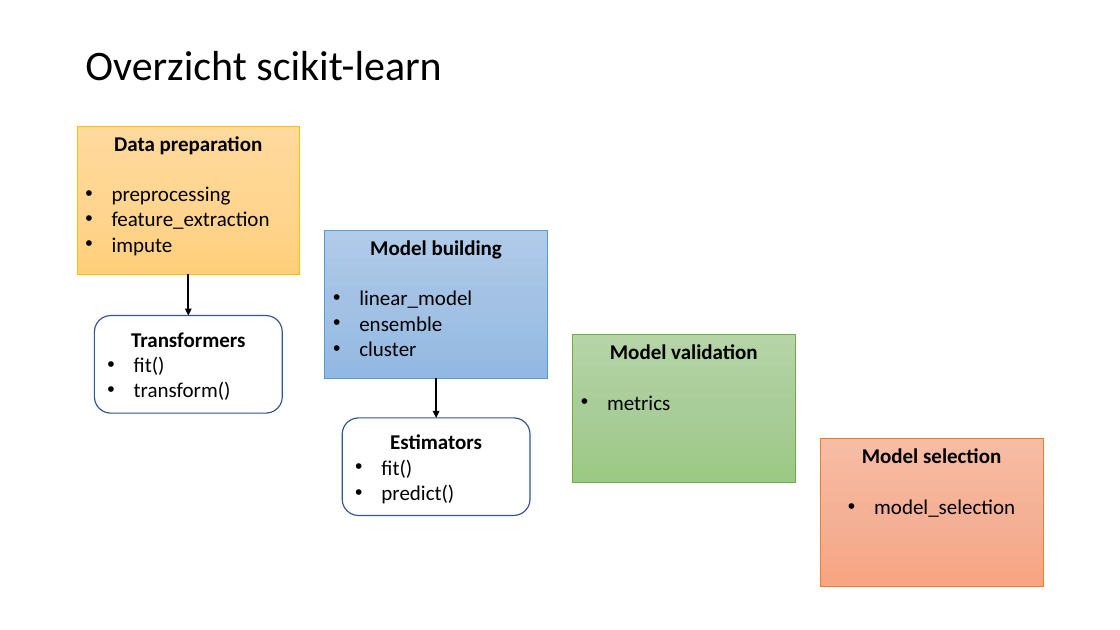
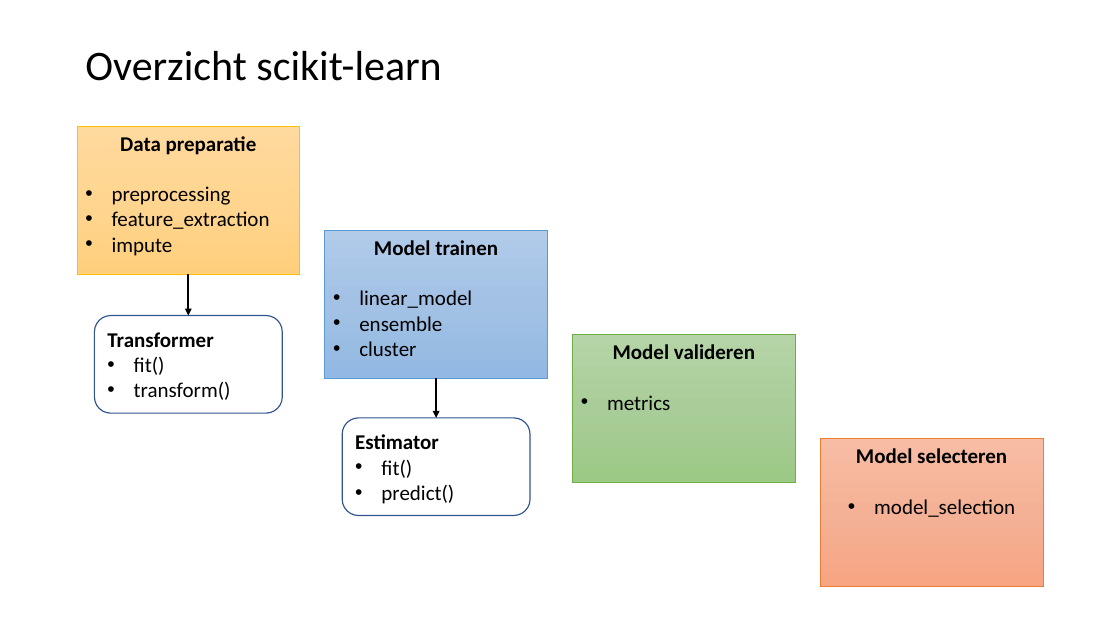
Before and after one commit to LFKoning/knowledge-sharing, a slide deck: slide 8 of python_trainees/4_scikit_learn/python_traineeship_4.pptx (slide 6 before the commit). Drawn at 1120x630 pixels with LibreOffice and Linux fonts; fonts in the diff are those of the drawing. Boxes give left, top, right and bottom in pixels: in the first picture for what was removed or moved away, otherwise in the second. Text is boxed around its words. In the diff, an @@ line names an element or a change of style, - is before the commit and + after.

```diff
--- a/python_trainees/4_scikit_learn/python_traineeship_4.pptx
+++ b/python_trainees/4_scikit_learn/python_traineeship_4.pptx
@@ text in rectangle at (x1=120, y1=136, x2=257, y2=155): text changed @@
-Data preparation
+Data preparatie
@@ text in rectangle at (x1=374, y1=240, x2=498, y2=255): text changed @@
-Model building
+Model trainen
@@ text in rounded rectangle at (x1=107, y1=332, x2=213, y2=347): text changed @@
-Transformers
+Transformer
@@ text in rectangle at (x1=613, y1=344, x2=755, y2=359): text changed @@
-Model validation
+Model valideren
@@ text in rounded rectangle at (x1=355, y1=434, x2=439, y2=449): text changed @@
-Estimators
+Estimator
@@ text in rectangle at (x1=856, y1=448, x2=1007, y2=463): text changed @@
-Model selection
+Model selecteren
```
Also in this commit, not shown: 4 other slides changed, 7 slides added, 12 other files.
